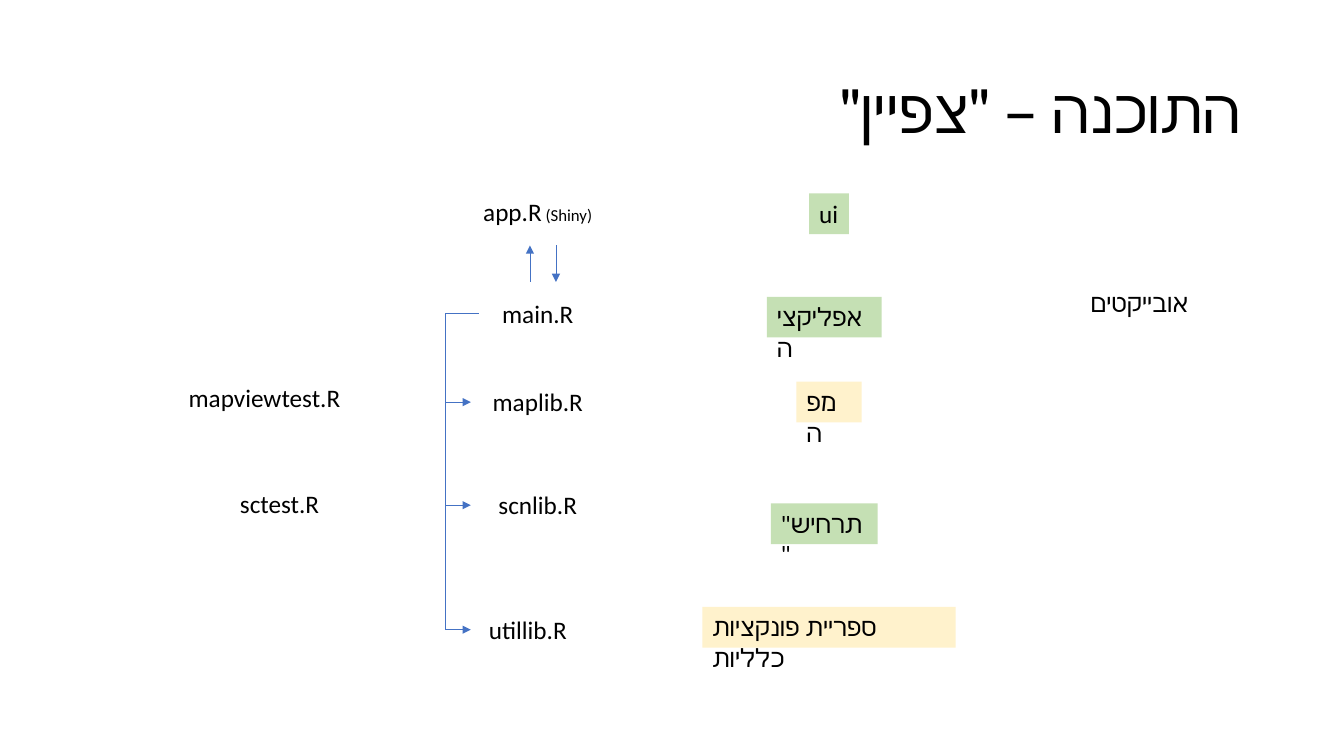
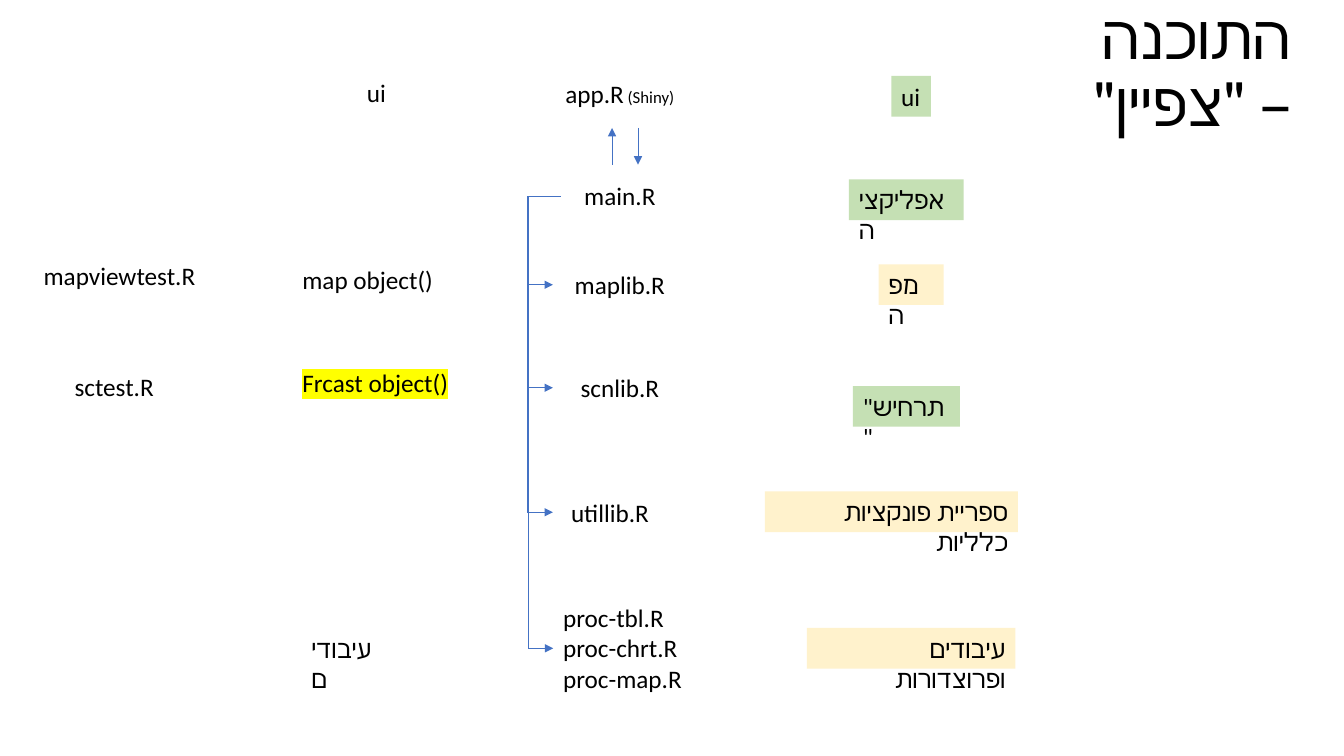
Before and after one commit to MOTRoundTables/ScenarioBank, a slide deck: slide 7 of doc/ScnLibApp.pptx (slide 6 before the commit). Drawn at 1344x756 pixels with LibreOffice and Linux fonts; fonts in the diff are those of the drawing. Boxes give left, top, right and bottom in pixels: in the first picture for what was removed or moved away, otherwise in the second. Text is boxed around its words. In the diff, an @@ line names an element or a change of style, - is before the commit and + after.

```diff
--- a/doc/ScnLibApp.pptx
+++ b/doc/ScnLibApp.pptx
@@ title "התוכנה – "צפיין"" rewrapped from (1052,96,1241,133) to (1095,22,1291,139) @@
@@ text added at (367,84,386,102), 18 pt, text #000000 @@
+ui
@@ text "app.R (Shiny)": place and size @@
-text "app.R (Shiny)" at (483,204,593,225)
+text "app.R (Shiny)" at (565,86,675,107)
@@ 3 elbow arrows, 2 arrows, 1 rectangle: place and size @@
-3 elbow arrows, 2 arrows, 1 rectangle at (446,245,882,630)
+3 elbow arrows, 2 arrows, 1 rectangle at (528,128,964,512)
@@ elbow arrow added from (561, 197) to (554, 648), #4472C4 0.5 pt @@
@@ text "mapviewtest.R": place and size @@
-text "mapviewtest.R" at (189,389,341,411)
+text "mapviewtest.R" at (44,267,196,289)
@@ 3 rectangles, 1 text: place and size @@
-3 rectangles, 1 text at (502,194,878,544)
+3 rectangles, 1 text at (584,76,960,426)
@@ text added at (302,270,432,294), 18 pt, text #000000 @@
+map object()
@@ text removed at (1091,297,1189,317) @@
-אובייקטים
@@ text "sctest.R": place and size @@
-text "sctest.R" at (240,496,319,514)
+text "sctest.R" at (75,379,154,397)
@@ text added at (302,373,448,397), 18 pt, text #000000 @@
+Frcast object()
@@ 3 texts: place and size @@
-3 texts at (489,393,583,639)
+3 texts at (571,276,665,523)
@@ rectangle "ספריית פונקציות כלליות": place and size @@
-rectangle "ספריית פונקציות כלליות" at (703,607,956,647)
+rectangle "ספריית פונקציות כלליות" at (765,492,1018,532)
@@ rectangle "ספריית פונקציות כלליות" at (765,492,1018,532): alignment left to right @@
@@ text added at (301,628,396,668), 18 pt, text #000000 @@
+עיבודים
@@ text added at (563,609,682,692), 18 pt, text #000000 @@
+proc-tbl.R
+proc-chrt.R
+proc-map.R
@@ rectangle added at (807,628,1015,668), fill #FFF2CC, 18 pt, text #000000 @@
+עיבודים ופרוצדורות
```
Also in this commit, not shown: 5 slides added, 6 other files.
